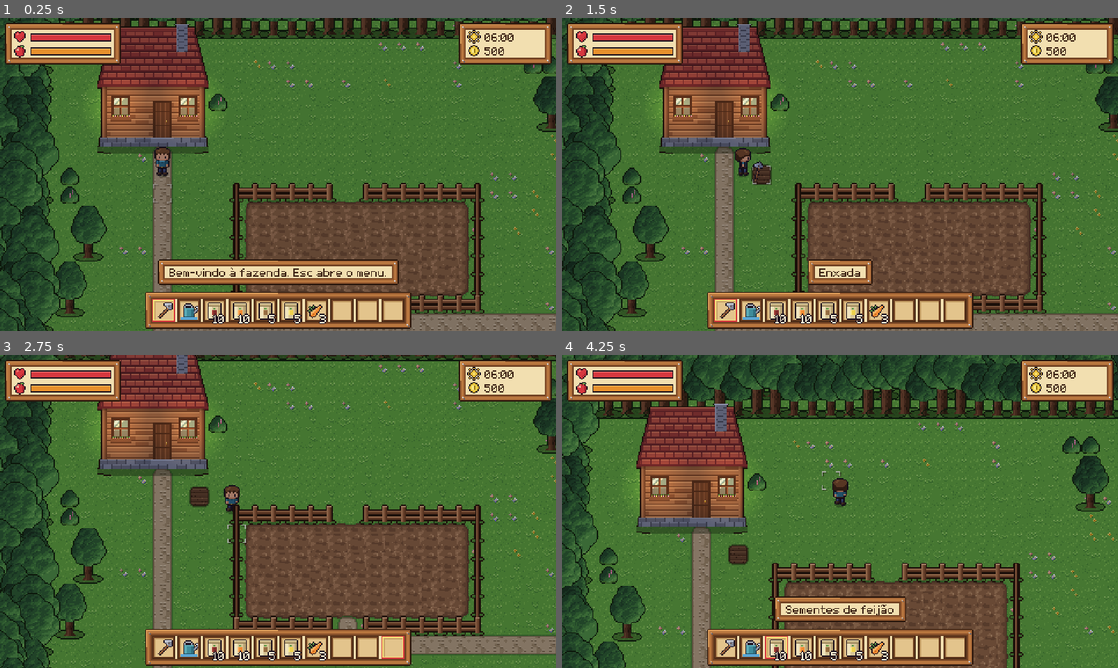
Above: before the commit, frames 1-4 (two rows, left to right).
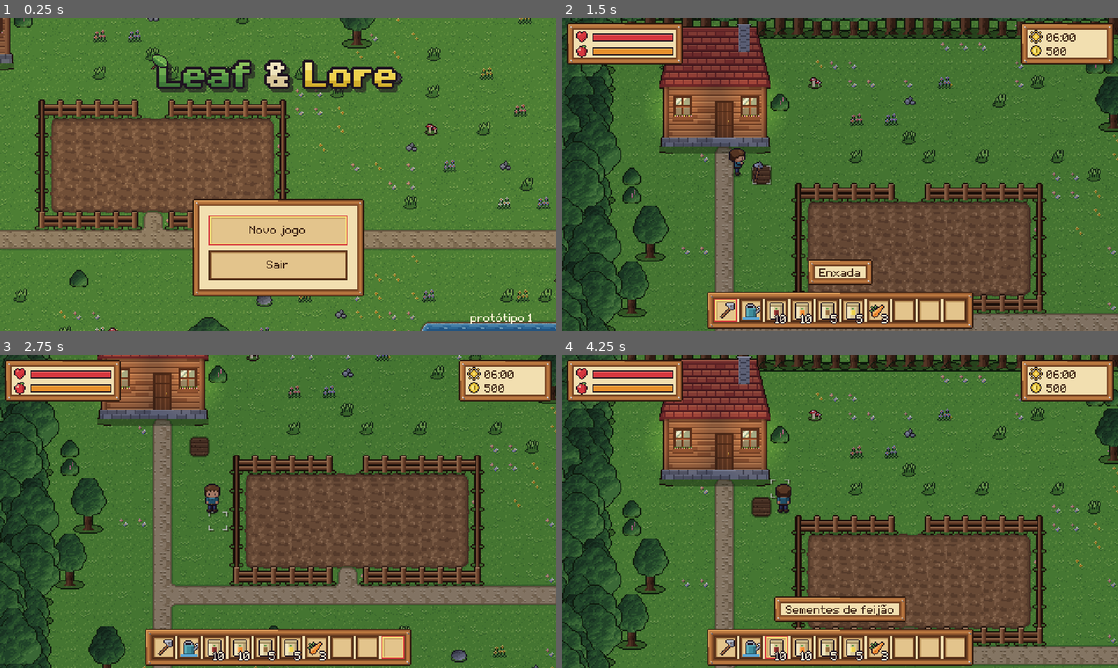
Above: after the commit, the same moments.

Repository: arturity7/game
Game: Godot game, scene res://scenes/main.tscn
The game is run twice, just before and just after one commit, with the same random seed, the same clock (stepped at 60 frames per second) and the same inputs.
Inputs (mouse positions are in pixels of both pictures, inside the frame that each line leads up to):
- Up to frame 1 (0.25 s): no input
- Up to frame 2 (1.5 s): click (840, 230) at 0.5 s, where only the run after the commit has a clickable "Novo jogo"; tap Enter at 1.25 s; move the mouse to (962, 158) at 1.27 s; hold D (mover_direita) from 1.28 s (still down); tap 1 (barra_1) at 1.35 s; click (962, 158) at 1.42 s
- Up to frame 3 (2.75 s): move the mouse to (166, 527) at 2.02 s; release D (mover_direita) at 2.03 s; hold S (mover_baixo) from 2.03 s (still down); tap 0 (barra_10) at 2.1 s; click (166, 527) at 2.17 s
- Up to frame 4 (4.25 s): move the mouse to (895, 442) at 2.77 s; release S (mover_baixo) at 2.78 s; hold D (mover_direita) 2.78-3.53 s; tap 2 (barra_2) at 2.85 s; click (895, 442) at 2.92 s; move the mouse to (812, 574) at 3.52 s; hold W (mover_cima) from 3.53 s (still down); tap 3 (barra_3) at 3.6 s; click (812, 574) at 3.67 s

The runs differ from the first frame. In frame 1, 71% of the frame differs, in the area x 0-100%, y 0-100%; in frame 2, 0.9%; in frame 3, 38%; in frame 4, 46%.

Commit message:
feat: tela de abertura com logo, pose de usar ferramenta e enfeites na grama
Co-Authored-By: Claude Opus 5.5 <noreply@anthropic.com>
Claude-Session: https://claude.ai/code/session_01Kzt8bq9ekhbHqR45GCB41M

Diff:
--- a/game/content/config/tiles.json
+++ b/game/content/config/tiles.json
@@ -1,6 +1,6 @@
 {
-  "_sobre": "Tipos de chão. A grama é a base de tudo. Os outros são desenhados por cima em g …(156 unchanged characters)…
-  "grama": {"base": true},
+  "_sobre": "Tipos de chão. A grama é a base de tudo; 'enfeites' (arquivos em assets/sprites/objetos/) aparecem soltos na grama longe de caminhos e objetos, na proporção 'densidade_enfeites', e não bloqueiam (somem se a célula for arada). Os outros são desenhados por cima em g …(156 unchanged characters)…
+  "grama": {"base": true, "densidade_enfeites": 0.09, "enfeites": ["enfeite_mato_0.png", "enfeite_mato_1.png", "enfeite_mato_2.png", "enfeite_mato_0.png", "enfeite_mato_1.png", "enfeite_flores_0.png", "enfeite_flores_1.png", "enfeite_flores_2.png", "enfeite_flores_3.png", "enfeite_cogumelo.png", "enfeite_pedrinhas.png"]},
   "terra": {"terreno": "terra.png", "ordem": 1},
   "caminho": {"terreno": "caminho.png", "ordem": 2},
   "agua": {"terreno": "agua.png", "ordem": 3, "quadros": 3, "agua": true}
--- a/game/scripts/main.gd
+++ b/game/scripts/main.gd
@@ -5,7 +5,10 @@
 var hud: Hud
 var menu: MenuPausa
 var dormindo := false
+var em_jogo := false          # false enquanto a tela de abertura está aberta
 var _redesenhar_em := 0.0
+var _inicio: TelaInicial
+var _passeio := 0.0
 
 
 func _ready() -> void:
@@ -15,21 +18,58 @@
 	add_child(menu)
 	menu.pediu_salvar.connect(_salvar)
 	menu.pediu_carregar.connect(_carregar)
+	var teste := false
 	if "--autoteste" in OS.get_cmdline_user_args():
 		var t: Node = load("res://tests/autoteste.gd").new()
 		t.main = self
 		add_child(t)
+		teste = true
 	for a in OS.get_cmdline_user_args():
 		if a.begins_with("--fotos="):
 			var f: Node = load("res://tests/fotos.gd").new()
 			f.main = self
 			add_child(f)
-	if SaveSystem.existe() and _carregar():
-		pass
+			teste = true
+	if teste:
+		_comecar("continuar" if SaveSystem.existe() else "novo")
 	else:
-		GameState.nova_partida()
-		_montar_mundo()
-		hud.avisar("Bem-vindo à fazenda. Esc abre o menu.")
+		_abrir_tela_inicial()
+
+
+## Abertura: a fazenda ao fundo, a câmera passeando, e as opções por cima.
+func _abrir_tela_inicial() -> void:
+	em_jogo = false
+	menu.ativo = false
+	GameState.nova_partida()
+	_montar_mundo()
+	mundo.jogador.visible = false
+	mundo.jogador.parado = true
+	mundo.cursor.visible = false
+	mundo.atualizar_luz(10.0)
+	hud.visible = false
+	_inicio = TelaInicial.new()
+	add_child(_inicio)
+	_inicio.escolheu.connect(_comecar)
+
+
+func _comecar(opcao: String) -> void:
+	match opcao:
+		"sair":
+			get_tree().quit()
+			return
+		"continuar":
+			if not _carregar():
+				return
+		_:
+			GameState.nova_partida()
+			_montar_mundo()
+			hud.avisar("Bem-vindo à fazenda. Esc abre o menu.")
+	if _inicio:
+		_inicio.queue_free()
+		_inicio = null
+	em_jogo = true
+	menu.ativo = true
+	hud.visible = true
 
 
 func _montar_mundo() -> void:
@@ -54,6 +94,10 @@
 	var d: GameData = GameState.dados
 	if d == null or mundo == null:
 		return
+	if not em_jogo:
+		_passeio += delta
+		mundo.jogador.position = Vector2(24.0 * 16.0 + sin(_passeio * 0.07) * 13.0 * 16.0, 13.0 * 16.0)
+		return
 	var cfg: Dictionary = Config.balanceamento
 	d.definir_posicao(mundo.jogador.position)
 	Survival.tick(d, cfg, delta, mundo.jogador.andando)
@@ -107,7 +151,7 @@
 # ---------- ações do jogador (mouse para ferramentas; D-036) ----------
 
 func _unhandled_input(evento: InputEvent) -> void:
-	if GameState.dados == null or mundo == null or get_tree().paused:
+	if not em_jogo or GameState.dados == null or mundo == null or get_tree().paused:
 		return
 	for i in 10:
 		if evento.is_action_pressed("barra_%d" % (i + 1)):
@@ -196,6 +240,8 @@
 					Som.tocar("plantar")
 					feito = true
 	if feito:
+		mundo.jogador.olhar_para(c)
+		mundo.jogador.acao()
 		Survival.tick(d, {"fome_por_segundo": float(cfg.get("fome_por_uso_ferramenta", 0.3))}, 1.0, false)
 		mundo.desenhar_plantacao(d)
 
--- a/game/scripts/ui/menu_pausa.gd
+++ b/game/scripts/ui/menu_pausa.gd
@@ -6,6 +6,7 @@
 signal pediu_carregar
 
 var _caixa: PanelContainer
+var ativo := true   # o Esc só abre o menu durante o jogo (não na tela de abertura)
 
 
 func _ready() -> void:
@@ -42,7 +43,7 @@
 
 
 func _unhandled_input(evento: InputEvent) -> void:
-	if evento.is_action_pressed("menu"):
+	if ativo and evento.is_action_pressed("menu"):
 		if visible:
 			_fechar()
 		else:
--- /dev/null
+++ b/game/scripts/ui/tela_inicial.gd
@@ -0,0 +1,62 @@
+class_name TelaInicial
+extends CanvasLayer
+## Tela de abertura: logo sobre a fazenda (a câmera passeia devagar) e as opções
+## Continuar (se houver save), Novo jogo e Sair.
+
+signal escolheu(opcao: String)   # "continuar", "novo" ou "sair"
+
+const LOGO := preload("res://assets/sprites/ui/logo.png")
+
+var _raiz: Control
+
+
+func _ready() -> void:
+	layer = 20
+	var tela := get_viewport().get_visible_rect().size
+	_raiz = Control.new()
+	_raiz.set_anchors_preset(Control.PRESET_FULL_RECT)
+	_raiz.theme = Visual.tema
+	add_child(_raiz)
+	var veu := ColorRect.new()
+	veu.color = Color(0.05, 0.04, 0.1, 0.25)
+	veu.set_anchors_preset(Control.PRESET_FULL_RECT)
+	veu.mouse_filter = Control.MOUSE_FILTER_IGNORE
+	_raiz.add_child(veu)
+	var logo := TextureRect.new()
+	logo.texture = LOGO
+	logo.stretch_mode = TextureRect.STRETCH_KEEP
+	logo.position = Vector2(roundf((tela.x - LOGO.get_width()) / 2.0), 30)
+	_raiz.add_child(logo)
+	var caixa := PanelContainer.new()
+	var lista := VBoxContainer.new()
+	lista.add_theme_constant_override("separation", 4)
+	caixa.add_child(lista)
+	var opcoes: Array = []
+	if SaveSystem.existe():
+		opcoes.append(["Continuar", "continuar"])
+	opcoes.append(["Novo jogo", "novo"])
+	opcoes.append(["Sair", "sair"])
+	var primeiro: Button = null
+	for o in opcoes:
+		var b := Button.new()
+		b.text = o[0]
+		b.custom_minimum_size = Vector2(120, 22)
+		var id: String = o[1]
+		b.pressed.connect(func():
+			Som.tocar("clique", 0.0, false)
+			escolheu.emit(id))
+		lista.add_child(b)
+		if primeiro == null:
+			primeiro = b
+	_raiz.add_child(caixa)
+	var tam := caixa.get_combined_minimum_size()
+	caixa.position = Vector2(roundf((tela.x - tam.x) / 2.0), roundf(tela.y - tam.y - 30))
+	var versao := Label.new()
+	versao.text = "protótipo 1"
+	versao.add_theme_color_override("font_color", Visual.COR_CLARA)
+	versao.add_theme_color_override("font_outline_color", Visual.COR_SOMBRA)
+	versao.add_theme_constant_override("outline_size", 2)
+	versao.position = Vector2(tela.x - 74, tela.y - 18)
+	_raiz.add_child(versao)
+	if primeiro:
+		primeiro.grab_focus.call_deferred()
--- a/game/scripts/world/jogador.gd
+++ b/game/scripts/world/jogador.gd
@@ -17,6 +17,7 @@
 var direcao := Vector2i(0, 1)
 var _lado := "baixo"
 var _tempo_passo := 0.0
+var _acao := 0.0          # segundos restantes da pose de usar ferramenta
 
 
 func _ready() -> void:
@@ -41,7 +42,8 @@
 
 
 func _physics_process(delta: float) -> void:
-	var dir := Vector2.ZERO if parado else Input.get_vector("mover_esquerda", "mover_direita", "mover_cima", "mover_baixo")
+	_acao = maxf(0.0, _acao - delta)
+	var dir := Vector2.ZERO if parado or _acao > 0.0 else Input.get_vector("mover_esquerda", "mover_direita", "mover_cima", "mover_baixo")
 	nadando = mundo != null and mundo.eh_agua(global_position)
 	var cfg: Dictionary = Config.balanceamento
 	var vel := float(cfg.get("velocidade_nadar" if nadando else "velocidade_andar", 80.0))
@@ -68,10 +70,26 @@
 	direcao = {"baixo": Vector2i(0, 1), "cima": Vector2i(0, -1), "esquerda": Vector2i(-1, 0), "direita": Vector2i(1, 0)}[_lado]
 
 
-## Quadro da animação: parado, passo, parado, passo. Nadando, só o tronco aparece, com ondinhas.
+## Pose de usar ferramenta por um instante (o jogador para enquanto isso).
+func acao(segundos := 0.22) -> void:
+	_acao = segundos
+	_atualizar_quadro()
+
+
+## Vira o jogador para uma célula vizinha (ou para a direção dela).
+func olhar_para(celula: Vector2i) -> void:
+	var d := Vector2(celula) * 16.0 + Vector2(8, 8) - position
+	if d.length() > 2.0:
+		_virar(d)
+
+
+## Quadro da animação: parado, passo, parado, passo; coluna 4 = usando ferramenta.
+## Nadando, só o tronco aparece, com ondinhas.
 func _atualizar_quadro() -> void:
 	var q := 0
-	if andando:
+	if _acao > 0.0 and not nadando:
+		q = 4
+	elif andando:
 		q = int(_tempo_passo * QUADROS_POR_SEGUNDO) % 4
 	var y: int = int(LINHAS[_lado]) * 32
 	if nadando:
--- a/game/scripts/world/mundo.gd
+++ b/game/scripts/world/mundo.gd
@@ -22,6 +22,7 @@
 var molhado: TileMapLayer
 var profundidade: Node2D    # nós ordenados pela altura na tela: objetos, plantas e jogador
 var plantas := {}           # "x,y" -> Sprite2D
+var enfeites := {}          # "x,y" -> Sprite2D (mato, flores...; não bloqueiam)
 var jogador: Jogador
 var luz: CanvasModulate
 var cursor: Cursor
@@ -57,6 +58,7 @@
 	profundidade.y_sort_enabled = true
 	add_child(profundidade)
 	_criar_objetos()
+	_criar_enfeites()
 	_criar_mata_em_volta()
 	jogador = Jogador.new()
 	jogador.name = "Jogador"
@@ -203,6 +205,37 @@
 		profundidade.add_child(corpo)
 
 
+## Enfeites soltos na grama: só onde a célula e as 8 vizinhas são grama livre.
+func _criar_enfeites() -> void:
+	var def: Dictionary = Config.tiles.get("grama", {})
+	var lista: Array = def.get("enfeites", [])
+	var dens := float(def.get("densidade_enfeites", 0.0))
+	if lista.is_empty() or dens <= 0.0:
+		return
+	var texs: Array = []
+	for s in lista:
+		texs.append(load(SPRITES + "objetos/" + str(s)))
+	for y in mapa.altura:
+		for x in mapa.largura:
+			if ruido(x, y, 31) >= dens:
+				continue
+			var livre := true
+			for dy in range(-1, 2):
+				for dx in range(-1, 2):
+					var c := Vector2i(x + dx, y + dy)
+					if mapa.chao_em(c) != "grama" or mapa.ocupada(c):
+						livre = false
+			if not livre:
+				continue
+			var spr := Sprite2D.new()
+			spr.texture = texs[int(ruido(x, y, 32) * texs.size()) % texs.size()]
+			spr.centered = false
+			spr.position = Vector2(x * TAM + 8 + roundf((ruido(x, y, 33) - 0.5) * 6.0), y * TAM + 13)
+			spr.offset = Vector2(-8, -15)
+			profundidade.add_child(spr)
+			enfeites["%d,%d" % [x, y]] = spr
+
+
 ## Mata fechada fora do mapa (só desenho): esconde a borda e deixa ver a copa das árvores da beira.
 func _criar_mata_em_volta() -> void:
 	var def: Dictionary = Config.objetos.get("arvore", {})
@@ -312,6 +345,8 @@
 			_pintar_dupla(arado, d, e_arado)
 			_pintar_dupla(molhado, d, e_molhado)
 		_canteiros_desenhados = estado
+		for k in enfeites:
+			enfeites[k].visible = not estado.has(k)
 	var vistas := {}
 	for k in cs:
 		var cant: Dictionary = cs[k]
--- a/game/tests/autoteste.gd
+++ b/game/tests/autoteste.gd
@@ -98,6 +98,13 @@
 	d.mundo["hora"] = 10.0
 	main.dormir()
 	checar(not main.dormindo, "não dorme de dia")
+	# tela de abertura: abre por cima da fazenda e "Novo jogo" volta ao jogo
+	main._abrir_tela_inicial()
+	await _esperar(0.1)
+	checar(not main.em_jogo and main._inicio != null and not main.hud.visible, "abre a tela de abertura")
+	main._comecar("novo")
+	await _esperar(0.1)
+	checar(main.em_jogo and main.hud.visible and main.mundo.jogador.visible, "novo jogo sai da abertura")
 	DirAccess.remove_absolute(ProjectSettings.globalize_path(SaveSystem.ARQUIVO))
 	print("autoteste: %d falha(s)" % falhas.size())
 	get_tree().quit(1 if falhas.size() > 0 else 0)
--- a/game/tests/fotos.gd
+++ b/game/tests/fotos.gd
@@ -72,5 +72,8 @@
 	main.menu._abrir()
 	await _foto("5_menu")
 	main.menu._fechar()
+	main._abrir_tela_inicial()
+	await get_tree().create_timer(0.5).timeout
+	await _foto("8_abertura")
 	DirAccess.remove_absolute(ProjectSettings.globalize_path(SaveSystem.ARQUIVO))
 	get_tree().quit(0)
Binary file added: game/assets/sprites/objetos/enfeite_cogumelo.png
Not shown, added: game/assets/sprites/objetos/enfeite_cogumelo.png.import
Binary file added: game/assets/sprites/objetos/enfeite_flores_0.png
Not shown, added: game/assets/sprites/objetos/enfeite_flores_0.png.import
Binary file added: game/assets/sprites/objetos/enfeite_flores_1.png
Not shown, added: game/assets/sprites/objetos/enfeite_flores_1.png.import
Binary file added: game/assets/sprites/objetos/enfeite_flores_2.png
Not shown, added: game/assets/sprites/objetos/enfeite_flores_2.png.import
Binary file added: game/assets/sprites/objetos/enfeite_flores_3.png
Not shown, added: game/assets/sprites/objetos/enfeite_flores_3.png.import
Binary file added: game/assets/sprites/objetos/enfeite_mato_0.png
Not shown, added: game/assets/sprites/objetos/enfeite_mato_0.png.import
(and 11 more such lines)
